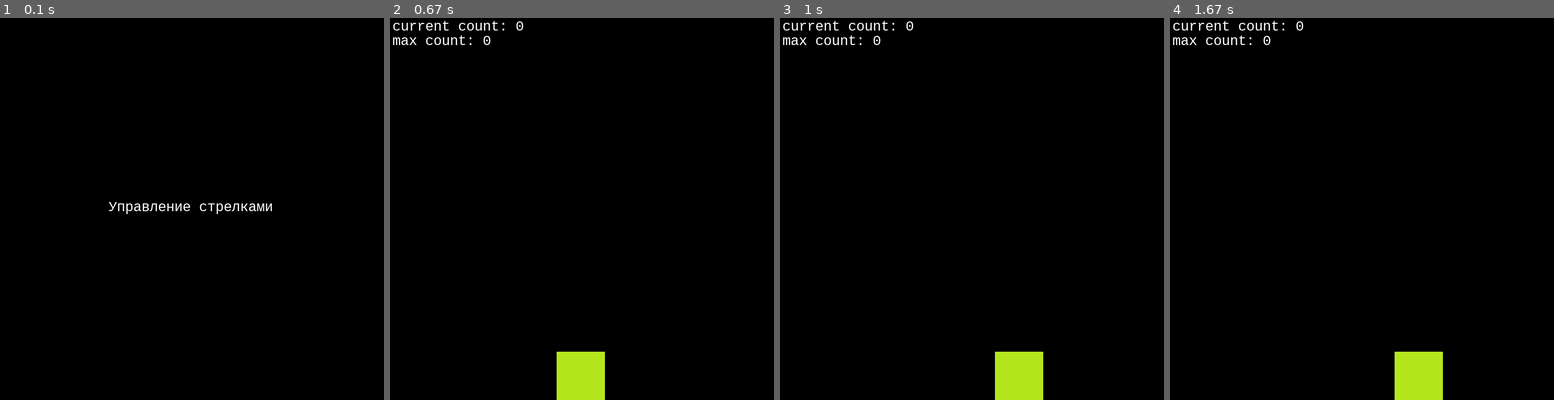
Above: before the commit, frames 1-4 (left to right).
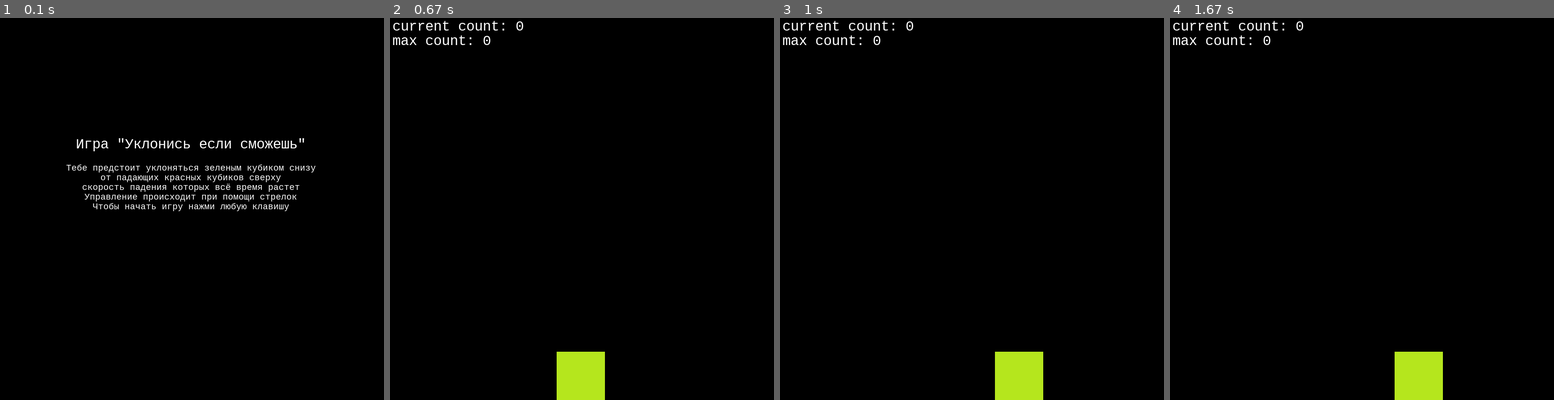
Above: after the commit, the same moments.

Repository: EnderEzhik/Pygame
Game: pygame game, started from main.py
Same seed, same stepped clock (60 frames per second), same inputs: the game is played once before the commit and once after it.
Inputs:
- Up to frame 1 (0.1 s): no input
- Up to frame 2 (0.67 s): hold Right from 0.33 s (still down)
- Up to frame 3 (1 s): release Right at 0.8 s; hold Right from 0.83 s (still down)
- Up to frame 4 (1.67 s): release Right at 1.3 s; hold Left from 1.33 s (still down)

The runs differ from the first frame. In frame 1, 2.4% of the frame differs, in the area x 17-83%, y 31-52%; in frame 2, nothing differs; in frame 3, nothing differs; in frame 4, nothing differs.

Commit message:
prefinal\final commit

Diff:
--- a/main.py
+++ b/main.py
@@ -1,16 +1,24 @@
 import pygame
 import sys
+import os
 from random import randint
 
 
 size = width, height = [800, 800]
-player_image_path = "C:\\Users\\Acher\\Documents\\Python\\Yandex\\2 years\\Projects\\Pygame\\Assets\\player.png"
-enemy_image_path = "C:\\Users\\Acher\\Documents\\Python\\Yandex\\2 years\\Projects\\Pygame\\Assets\\enemy.png"
+player_image_path = os.getcwd() + "\\Assets\\player.png"
+enemy_image_path = os.getcwd() + "\\Assets\\enemy.png"
 plr = pygame.sprite.Group()
-text = None
 PAUSE = True
 cur_count = 0
 max_count = 0
+if os.path.isfile(os.getcwd() + "\\Assets\\max_count.txt"):
+    f = open(os.getcwd() + "\\Assets\\max_count.txt")
+    max_count = int(f.readline())
+    f.close()
+else:
+    f = open(os.getcwd() + "\\Assets\\max_count.txt", "a")
+    f.write(str(max_count))
+    f.close()
 enemy_speed = 5
 
 class Player(pygame.sprite.Sprite):
@@ -73,7 +81,8 @@
         while i < len(self.enemys):
             if pygame.sprite.spritecollideany(self.enemys[i], plr):
                 PAUSE = True
-                max_count = cur_count
+                if cur_count > max_count:
+                    max_count = cur_count
                 break
             elif self.enemys[i].rect.top + self.enemys[i].rect.height > height:
                 self.enemys.pop(i)
@@ -96,9 +105,8 @@
 
 
 def start():
-    global PAUSE, cur_count
+    global PAUSE, cur_count, text
     pygame.init()
-    text = pygame.font.SysFont("Consolas", 32).render("Управление стрелками", True, pygame.color.Color("White"))
     screen = pygame.display.set_mode(size)
     bg_color = (0, 0, 0)
     clock = pygame.time.Clock()
@@ -111,6 +119,9 @@
         if PAUSE:
             for event in pygame.event.get():
                 if event.type == pygame.QUIT:
+                    f = open(os.getcwd() + "\\Assets\\max_count.txt", "w")
+                    f.write(str(max_count))
+                    f.close()
                     sys.exit()
                 if event.type == pygame.KEYDOWN:
                     PAUSE = False
@@ -118,12 +129,33 @@
                 player.reset()
                 enemys.destroys()
                 screen.fill(bg_color)
+
+                text = pygame.font.SysFont("Consolas", 32).render("Игра \"Уклонись если сможешь\"", True, pygame.color.Color("White"))
+                screen.blit(text, (width // 2 - text.get_rect().centerx, height // 2 - text.get_rect().center[1] * 6 - 50))
+
+                text = pygame.font.SysFont("Consolas", 20).render("Тебе предстоит уклоняться зеленым кубиком снизу", True, pygame.color.Color("White"))
+                screen.blit(text, (width // 2 - text.get_rect().centerx, height // 2 - text.get_rect().center[1] * 5 - 40))
+
+                text = pygame.font.SysFont("Consolas", 20).render("от падающих красных кубиков сверху", True, pygame.color.Color("White"))
+                screen.blit(text, (width // 2 - text.get_rect().centerx, height // 2 - text.get_rect().center[1] * 4 - 30))
+
+                text = pygame.font.SysFont("Consolas", 20).render("скорость падения которых всё время растет", True, pygame.color.Color("White"))
+                screen.blit(text, (width // 2 - text.get_rect().centerx, height // 2 - text.get_rect().center[1] * 3 - 20))
+
+                text = pygame.font.SysFont("Consolas", 20).render("Управление происходит при помощи стрелок", True, pygame.color.Color("White"))
+                screen.blit(text, (width // 2 - text.get_rect().centerx, height // 2 - text.get_rect().center[1] * 2 - 10))
+
+                text = pygame.font.SysFont("Consolas", 20).render("Чтобы начать игру нажми любую клавишу", True, pygame.color.Color("White"))
                 screen.blit(text, (width // 2 - text.get_rect().centerx, height // 2 - text.get_rect().center[1]))
+
                 pygame.display.flip()
                 clock.tick(30)
         else:
             for event in pygame.event.get():
                 if event.type == pygame.QUIT:
+                    f = open(os.getcwd() + "\\Assets\\max_count.txt", "w")
+                    f.write(str(max_count))
+                    f.close()
                     sys.exit()
                 elif event.type == MYEVENTTYPE:
                     enemys.add()
--- /dev/null
+++ b/описание.txt
@@ -0,0 +1,5 @@
+В игре "Уклонись если сможешь" нужно передвигать стрелками зеленый кубик в нижней части экрана так,
+чтобы не коснуться подающих сверху красных кубиков,
+скорость которых растет каждый раз, когда красный кубик достигает нижней части экрана и пропадает.
+В левом верхнем углу отображается количество кубиков от которых ты увернулся в текущей игре и максимальное количество за все игры.
+Максимальное количество уклонений хранится в отдельном файле и считывается каждый раз при запуске игры, сохраняя таким образом рекорд.
--- /dev/null
+++ b/тз.txt
@@ -0,0 +1,10 @@
+Игра "Уклонись от них если сможешь"
+
+1. Минимализ - использовать простые геометрические фигуры и несколько цветов.
+2. При запуске игры должно отображаться меню с правилами игры и управлением.
+
+Суть игры - уварачиваться зеленым кубиком снизу от красных кубиков падающих сверху с растущей скоростью после каждого уклонения
+перемещая его в стороны(право, лево) при помощи стрелок.
+
+Так же должен показываться счет от скольких кубиков ты смог уклониться в текущей игре и максимальное количество за все игры
+и сохранять максимальное число в текстовый файл для его чтения при следующем запуске игры
Not shown, added: requirements.txt
